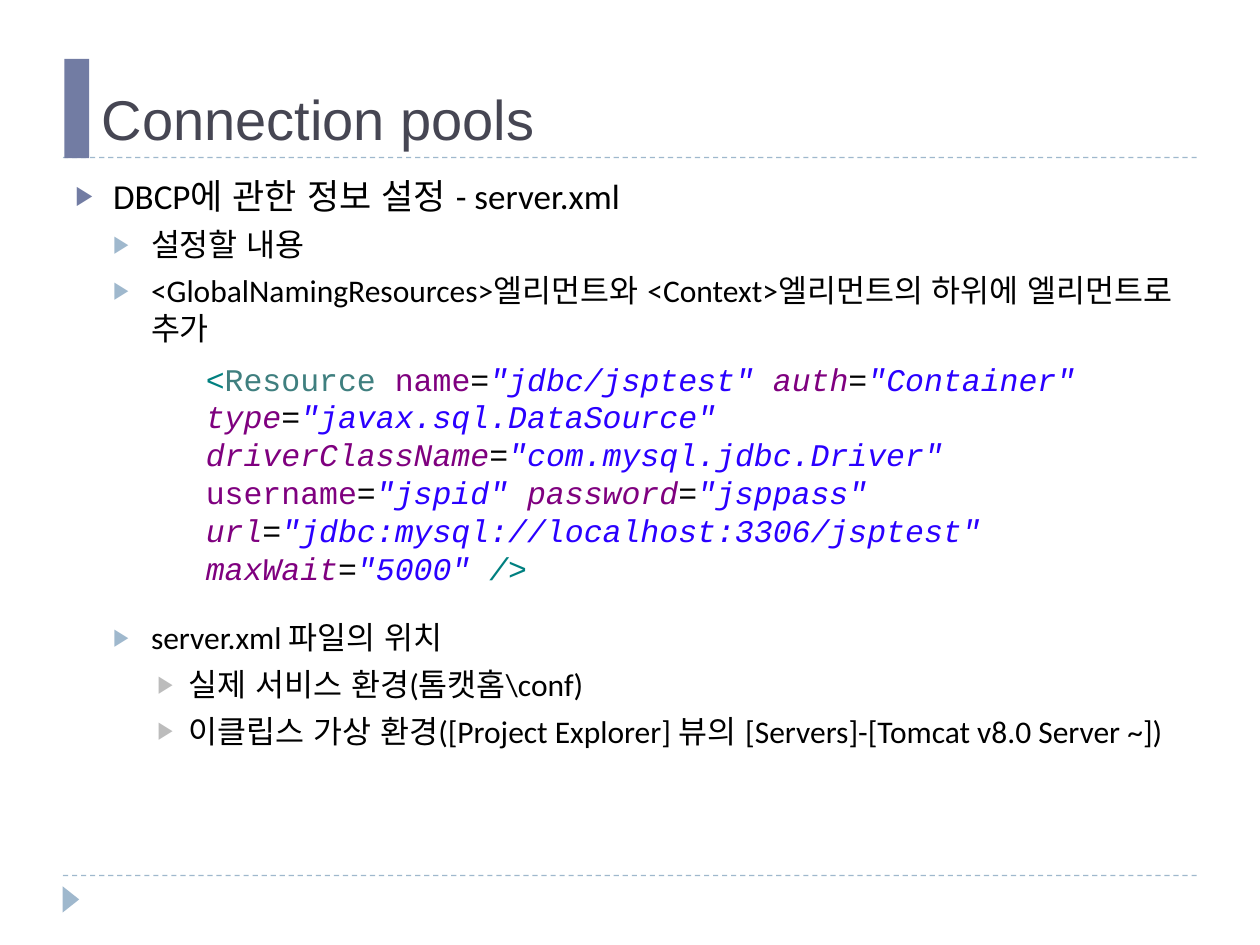
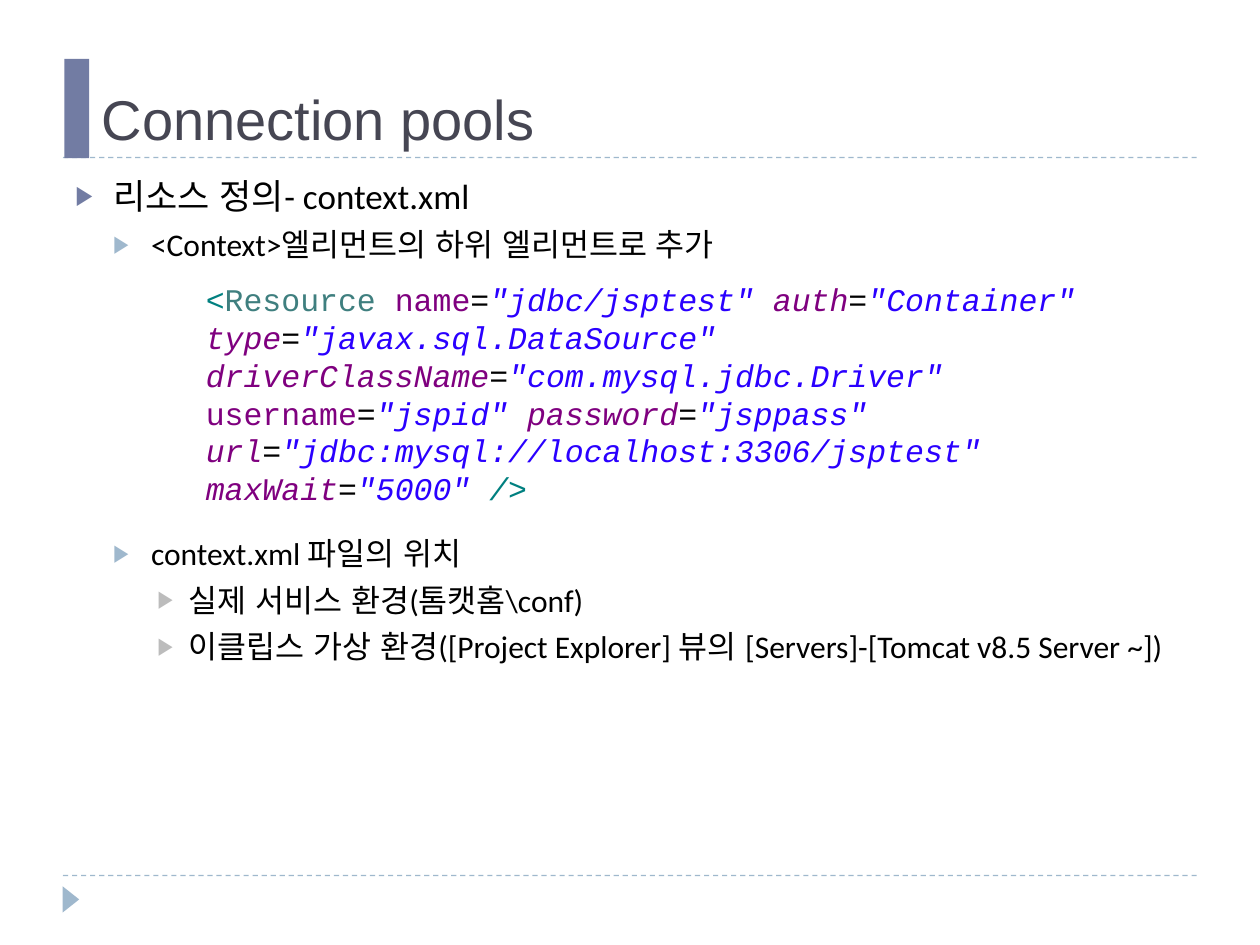
Before and after one commit to mail2HChoi/PatternSW, a slide deck: slide 18 of 강의교재/패턴기반SW개발_Ch09_JDBC.pptx (slide 22 before the commit). Drawn at 1260x945 pixels with LibreOffice and Linux fonts; fonts in the diff are those of the drawing. Boxes give left, top, right and bottom in pixels: in the first picture for what was removed or moved away, otherwise in the second. Text is boxed around its words. In the diff, an @@ line names an element or a change of style, - is before the commit and + after.

```diff
--- a/강의교재/패턴기반SW개발_Ch09_JDBC.pptx
+++ b/강의교재/패턴기반SW개발_Ch09_JDBC.pptx
@@ text at [113, 180, 714, 568]: text changed @@
-▶ DBCP에 관한 정보 설정 - server.xml
-  ▶ 설정할 내용
-  ▶ <GlobalNamingResources>엘리먼트와 <Context>엘리먼트의 하위에 엘리먼트로 추가
-  ▶ server.xml 파일의 위치
+▶ 리소스 정의- context.xml
+  ▶ <Context>엘리먼트의 하위 엘리먼트로 추가
+  ▶ context.xml 파일의 위치
@@ text "<Resource name="jdbc/jsptest" auth="Container"": place and size @@
-text "<Resource name="jdbc/jsptest" auth="Container"" at [206, 368, 1075, 581]
+text "<Resource name="jdbc/jsptest" auth="Container"" at [206, 289, 1075, 501]
@@ text at [189, 632, 1120, 664]: text changed @@
-    ▶ 이클립스 가상 환경([Project Explorer] 뷰의 [Servers]-[Tomcat v8.0 Server ~])
+    ▶ 이클립스 가상 환경([Project Explorer] 뷰의 [Servers]-[Tomcat v8.5 Server ~])
```
Also in this commit, not shown: 6 other slides changed, 4 slides added, 2 slides removed, 1 other file.
